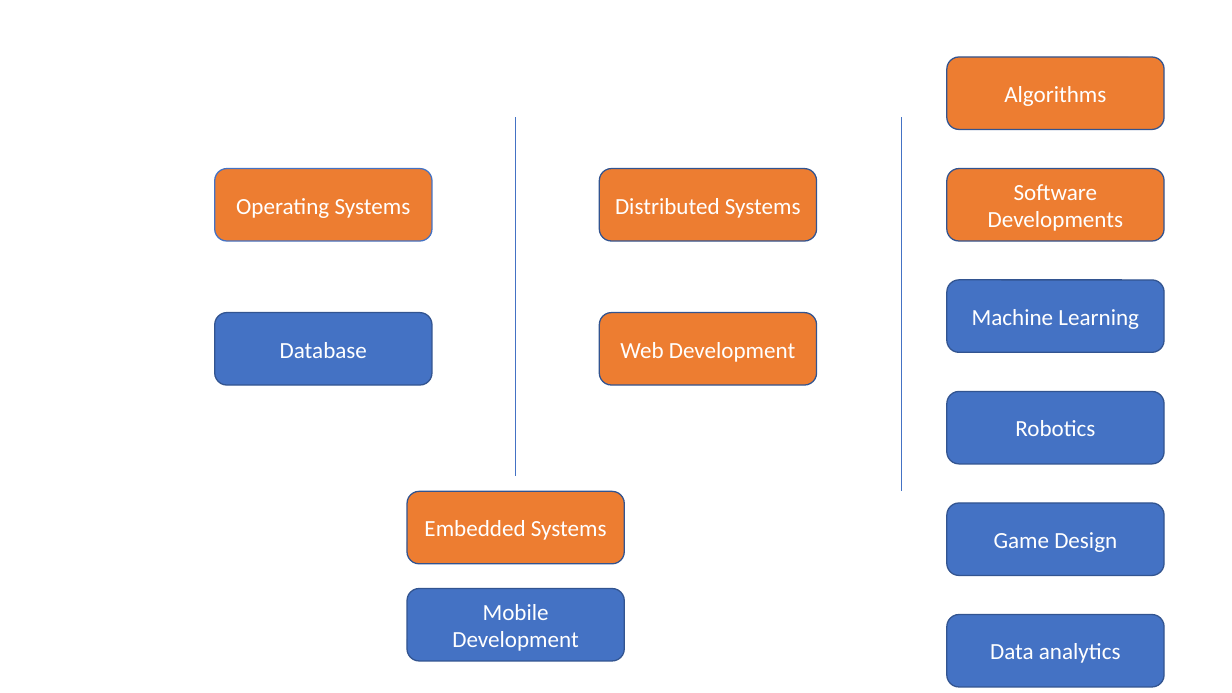
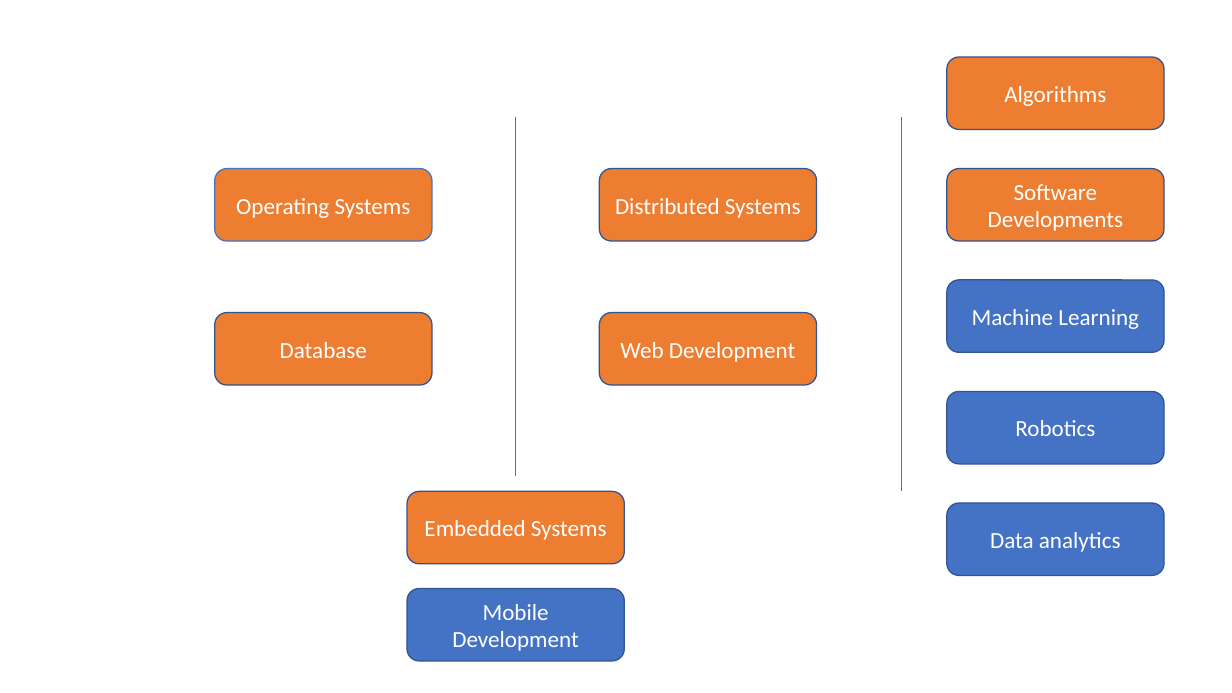
Before and after one commit to Nan0416/Nan0416.github.io, a slide deck: slide 1 of assets/figure.pptx. Drawn at 1232x693 pixels with LibreOffice and Linux fonts; fonts in the diff are those of the drawing. Boxes give left, top, right and bottom in pixels: in the first picture for what was removed or moved away, otherwise in the second. Text is boxed around its words. In the diff, an @@ line names an element or a change of style, - is before the commit and + after.

```diff
--- a/assets/figure.pptx
+++ b/assets/figure.pptx
@@ rounded rectangle "Database" at (214, 312, 432, 384): fill #4472C4 to #ED7D31 @@
@@ rounded rectangle "Data analytics": place and size @@
-rounded rectangle "Data analytics" at (947, 615, 1165, 687)
+rounded rectangle "Data analytics" at (947, 503, 1165, 575)
@@ rounded rectangle removed at (947, 503, 1165, 575) @@
-Game Design
```
Also in this commit, not shown: 1 other file.
